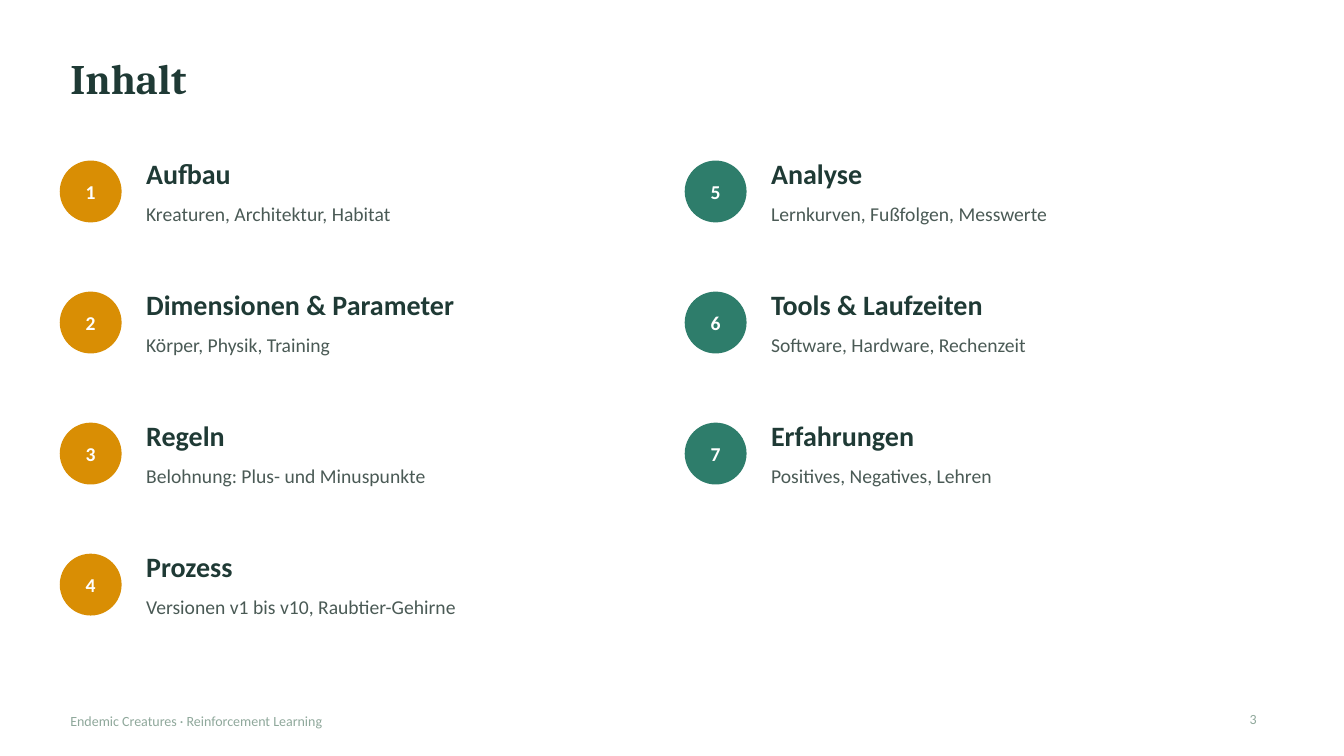
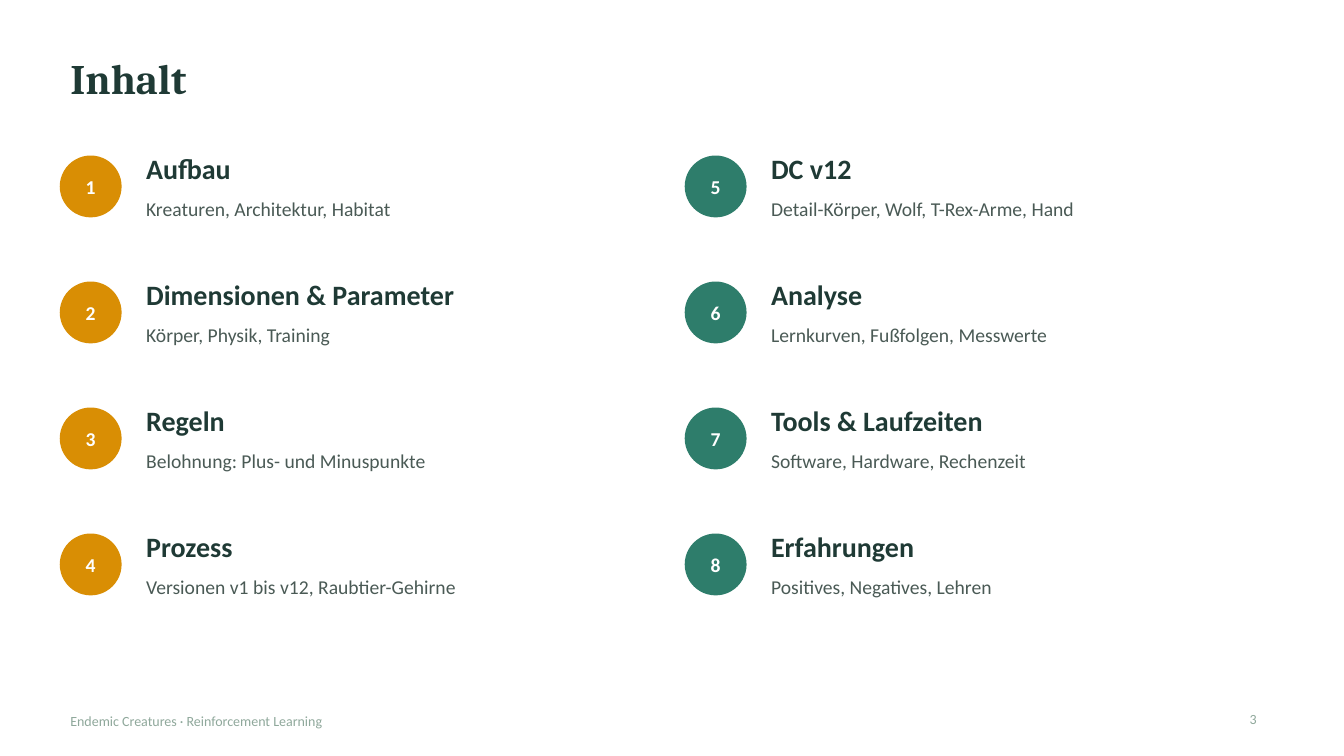
Before and after one commit to xTh0masx/Reinforcement_Learning_Creature, a slide deck: slide 3 of docs/presentation/Endemic_Creatures_RL.pptx. Drawn at 1344x756 pixels with LibreOffice and Linux fonts; fonts in the diff are those of the drawing. Boxes give left, top, right and bottom in pixels: in the first picture for what was removed or moved away, otherwise in the second. Text is boxed around its words. In the diff, an @@ line names an element or a change of style, - is before the commit and + after.

```diff
--- a/docs/presentation/Endemic_Creatures_RL.pptx
+++ b/docs/presentation/Endemic_Creatures_RL.pptx
@@ 4 texts, 2 ellipses: place and size @@
-4 texts, 2 ellipses at box(60, 161, 746, 223)
+4 texts, 2 ellipses at box(60, 156, 746, 218)
@@ text added at box(771, 160, 852, 179), 20 pt, text #1F3A35, bold @@
+DC v12
@@ text added at box(771, 202, 1074, 219), 14 pt, text #4A5A55 @@
+Detail-Körper, Wolf, T-Rex-Arme, Hand
@@ 4 texts, 2 ellipses: place and size @@
-4 texts, 2 ellipses at box(60, 292, 746, 356)
+4 texts, 2 ellipses at box(60, 282, 746, 346)
@@ text "Analyse": place and size @@
-text "Analyse" at box(771, 164, 862, 189)
+text "Analyse" at box(771, 285, 862, 310)
@@ text "Lernkurven, Fußfolgen, Messwerte": place and size @@
-text "Lernkurven, Fußfolgen, Messwerte" at box(771, 207, 1047, 225)
+text "Lernkurven, Fußfolgen, Messwerte" at box(771, 328, 1047, 346)
@@ 4 texts, 2 ellipses: place and size @@
-4 texts, 2 ellipses at box(60, 423, 746, 487)
+4 texts, 2 ellipses at box(60, 408, 746, 472)
@@ text "Tools & Laufzeiten": place and size @@
-text "Tools & Laufzeiten" at box(771, 295, 982, 316)
+text "Tools & Laufzeiten" at box(771, 411, 982, 432)
@@ text "Software, Hardware, Rechenzeit": place and size @@
-text "Software, Hardware, Rechenzeit" at box(771, 338, 1026, 355)
+text "Software, Hardware, Rechenzeit" at box(771, 454, 1026, 471)
@@ 2 texts, 1 ellipse: place and size @@
-2 texts, 1 ellipse at box(60, 555, 232, 615)
+2 texts, 1 ellipse at box(60, 534, 232, 595)
@@ ellipse added at box(686, 534, 746, 595), fill #2E7D6B, outline #2E7D6B 1 pt @@
@@ text "Erfahrungen": place and size @@
-text "Erfahrungen" at box(771, 426, 914, 451)
+text "Erfahrungen" at box(771, 537, 914, 562)
@@ text added at box(711, 558, 721, 572), 14 pt, text #FFFFFF, bold @@
+8
@@ text at box(146, 580, 455, 597): text changed @@
-Versionen v1 bis v10, Raubtier-Gehirne
+Versionen v1 bis v12, Raubtier-Gehirne
@@ text "Positives, Negatives, Lehren": place and size @@
-text "Positives, Negatives, Lehren" at box(771, 469, 992, 487)
+text "Positives, Negatives, Lehren" at box(771, 580, 992, 598)
```
Also in this commit, not shown: 18 other slides changed, 8 slides added, 7 other files.
